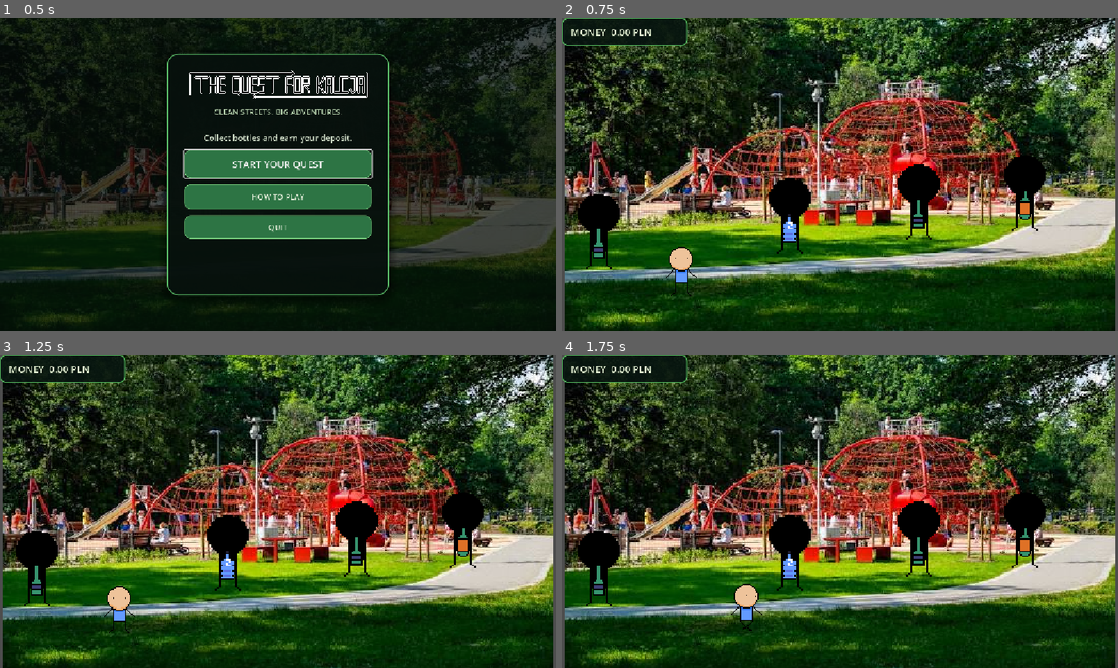
Above: before the commit, frames 1-4 (two rows, left to right).
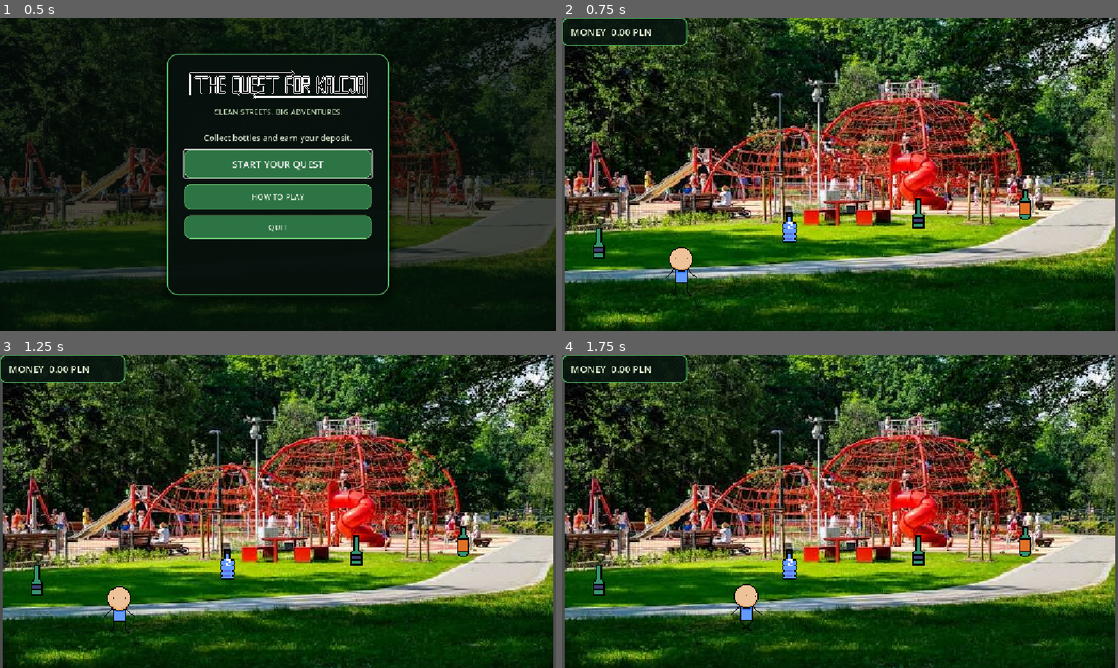
Above: after the commit, the same moments.

Repository: UBGC/quest_for_kaucja
Game: Godot game, scene res://main_menu.tscn
Two runs of this game, one before a commit and one after it. Both use one fixed random seed, a clock stepped at 60 frames per second and the inputs below.
Inputs (mouse positions are in pixels of both pictures, inside the frame that each line leads up to):
- Up to frame 1 (0.5 s): no input
- Up to frame 2 (0.75 s): click "START YOUR QUEST" at 0.5 s
- Up to frame 3 (1.25 s): no input
- Up to frame 4 (1.75 s): tap Enter at 1.25 s; move the mouse to (962, 495) at 1.27 s; hold D (Right) from 1.28 s (still down); hold Enter from 1.28 s (still down)

Frame 1 is identical in both runs. In frame 2, 3.2% of the frame differs, in the area x 2-87%, y 44-81%; in frame 3, 3.2%; in frame 4, 3.2%.

Commit message:
level advance

Diff:
--- a/bottleSpawner.tscn
+++ b/bottleSpawner.tscn
@@ -1,12 +1,6 @@
 [gd_scene format=3 uid="uid://dk82c4rqoa6bt"]
 
-[ext_resource type="Texture2D" uid="uid://ku2u17rpi8se" path="res://BottleDropperSprite.png" id="1_ngild"]
 [ext_resource type="Script" uid="uid://bitg7voxsd12u" path="res://butelkaSpawner.gd" id="1_xuxvt"]
 
 [node name="spawner" type="Node2D" unique_id=249892475]
 script = ExtResource("1_xuxvt")
-
-[node name="spawnerSprite" type="Sprite2D" parent="." unique_id=1155318961]
-position = Vector2(0, 1.9073486e-06)
-scale = Vector2(4.1160717, 3.5397727)
-texture = ExtResource("1_ngild")
--- /dev/null
+++ b/level_exit.gd
@@ -0,0 +1,36 @@
+extends Area2D
+
+const REQUIRED_MONEY := 50.0
+const NEXT_LEVEL_PATH := "res://level_2.tscn"
+
+@onready var exit_visual: Node2D = $ExitVisual
+
+var is_open := false
+
+
+func _ready() -> void:
+	global.money_changed.connect(_on_money_changed)
+	_update_open_state(global.money)
+
+
+func _on_money_changed(value: float) -> void:
+	_update_open_state(value)
+
+
+func _update_open_state(value: float) -> void:
+	var should_open := value >= REQUIRED_MONEY
+	if should_open == is_open:
+		return
+
+	is_open = should_open
+	exit_visual.visible = is_open
+	set_deferred("monitoring", is_open)
+
+
+func _on_body_entered(body: Node2D) -> void:
+	if not is_open or not body.is_in_group("player"):
+		return
+
+	var error := get_tree().change_scene_to_file(NEXT_LEVEL_PATH)
+	if error != OK:
+		push_error("Unable to load the next level: %s" % error_string(error))
--- a/player.tscn
+++ b/player.tscn
@@ -65,7 +65,7 @@
 [sub_resource type="RectangleShape2D" id="RectangleShape2D_onrkg"]
 size = Vector2(31, 50)
 
-[node name="CharacterBody2D" type="CharacterBody2D" unique_id=1766430221]
+[node name="CharacterBody2D" type="CharacterBody2D" unique_id=1766430221 groups=["player"]]
 script = ExtResource("1_vfg1r")
 
 [node name="AnimatedSprite2D" type="AnimatedSprite2D" parent="." unique_id=1023380680]
Not shown, added: level_exit.gd.uid
